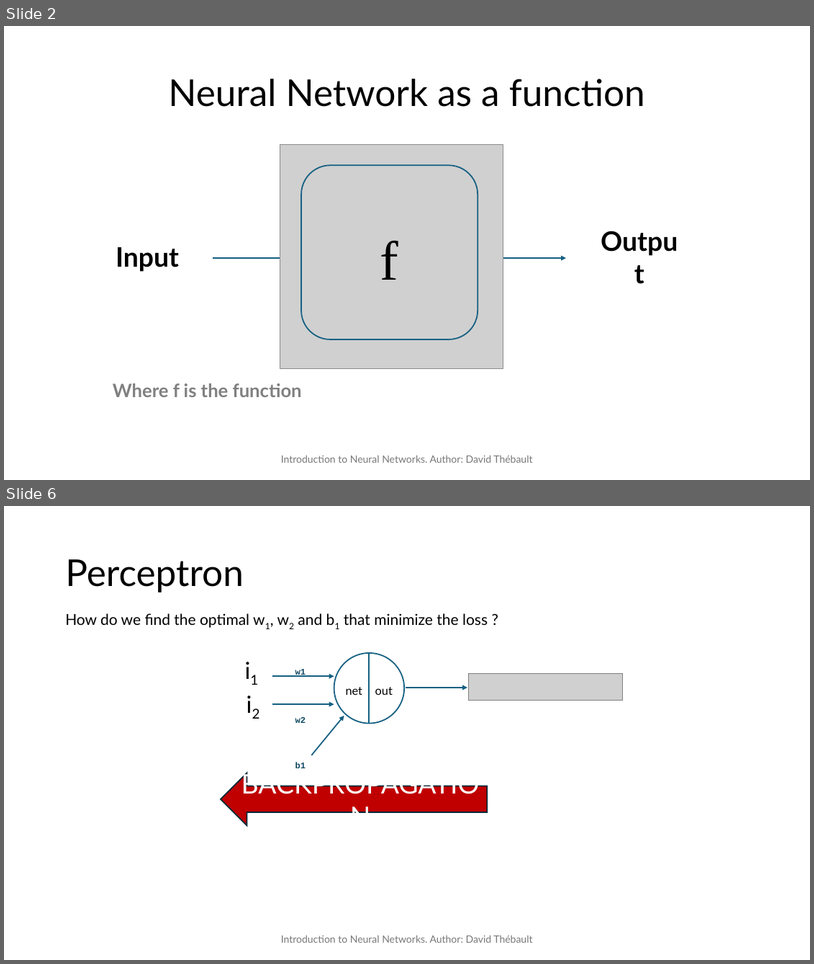
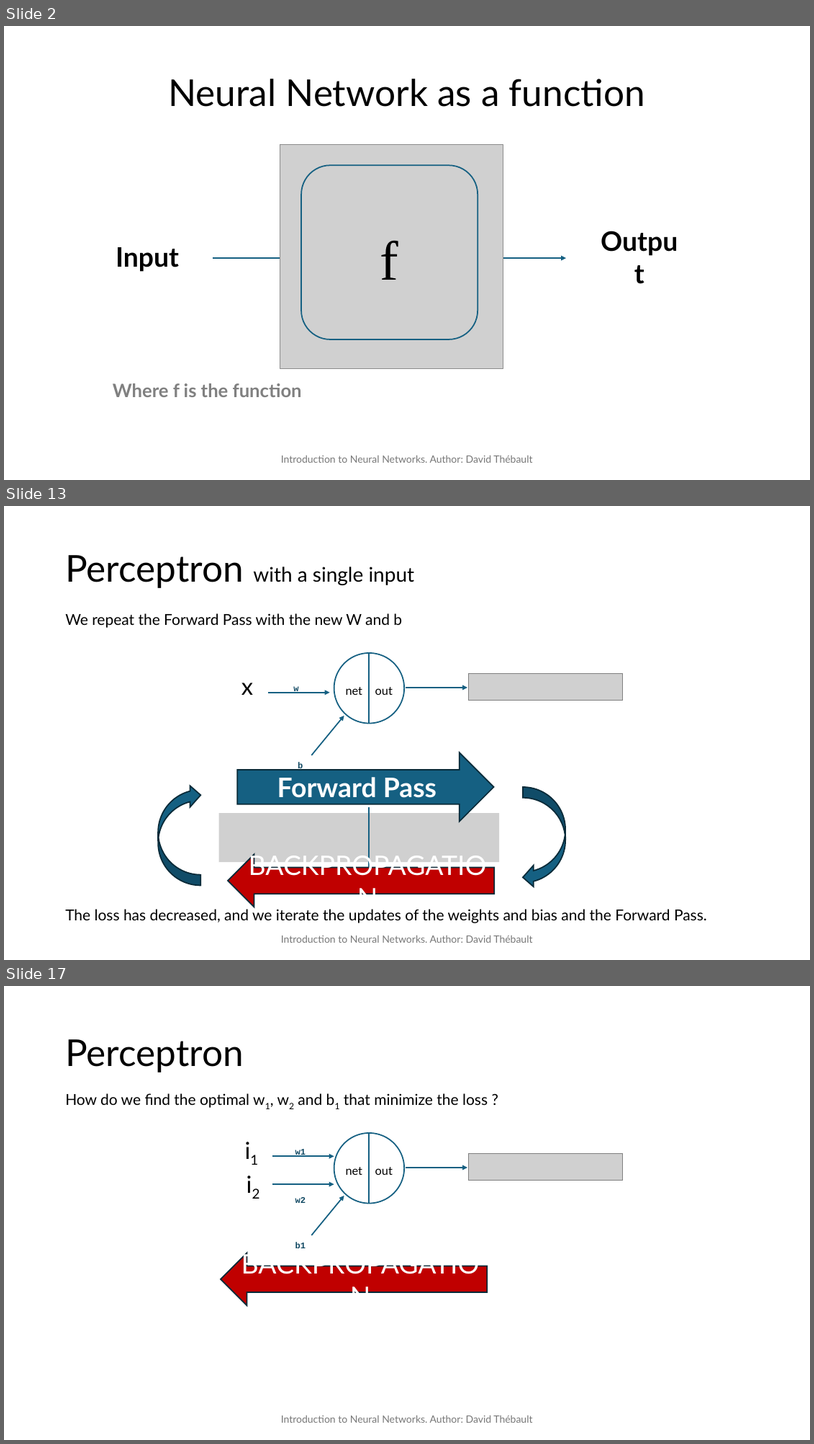
Before and after one commit to David-Tbo/NN, a slide deck: PPT/Intro_NN.pptx. Shown one above the other, each under a label of ours: slides 2 and 6 before the commit, slides 2, 13 and 17 after it; the slides between them are not shown. The pictures are 814x964 and 814x1444 pixels, drawn with LibreOffice and Linux fonts; fonts in the diff are those of the drawing; grey boxes stand for pictures. Boxes give left, top, right and bottom in pixels: in the first picture for what was removed or moved away, otherwise in the second. Text is boxed around its words. In the diff, an @@ line names an element or a change of style, - is before the commit and + after.

```diff
--- a/PPT/Intro_NN.pptx
+++ b/PPT/Intro_NN.pptx
@@ slide 13 added at (4, 506, 810, 960), background #FFFFFF @@
@@ title added at (65, 555, 415, 588), 24 pt, text #000000 @@
+Perceptron with a single input
@@ text added at (65, 613, 402, 628), 18 pt, text #000000 @@
+We repeat the Forward Pass with the new W and b
@@ ellipse added at (334, 653, 404, 723), fill #FFFFFF, outline #156082 1.5 pt @@
@@ line added from (369, 653) to (369, 723), #156082 1.5 pt @@
@@ picture added at (469, 674, 623, 700) @@
@@ text added at (242, 682, 253, 695), 28 pt, text #000000 @@
+x
@@ arrow added from (268, 692) to (330, 692), #156082 1.5 pt @@
@@ text added at (293, 685, 298, 694), 18 pt, text #104862, bold @@
+w
@@ text added at (346, 687, 363, 695), 14 pt, text #000000 @@
+net
@@ text added at (376, 687, 393, 695), 14 pt, text #000000 @@
+out
@@ arrow added from (406, 687) to (468, 687), #156082 1.5 pt @@
@@ arrow added from (312, 755) to (345, 716), #156082 1.5 pt @@
@@ right arrow added at (237, 752, 494, 821), fill #156082, outline #092A39 1.5 pt, 32 pt, text #FFFFFF, bold @@
+Forward Pass
@@ text added at (298, 762, 303, 770), 18 pt, text #104862, bold @@
+b
@@ curved right arrow added at (158, 784, 201, 885), fill #156082, outline #092A39 1.5 pt @@
@@ line added from (369, 807) to (369, 867), #156082 1.5 pt @@
@@ curved right arrow added at (523, 787, 566, 888), fill #156082, outline #092A39 1.5 pt @@
@@ picture added at (219, 813, 499, 862) @@
@@ left arrow added at (228, 854, 494, 906), fill #C00000, outline #092A39 1.5 pt, 32 pt, text #FFFFFF @@
+BACKPROPAGATION
@@ text added at (65, 907, 707, 923), 18 pt, text #000000 @@
+The loss has decreased, and we iterate the updates of the weights and bias and the Forward Pass.
@@ text added at (281, 934, 532, 942), 12 pt, text #797979 @@
+Introduction to Neural Networks. Author: David Thébault
@@ what was slide 6 is now slide 17 @@
```
Also in this commit, not shown: 5 slides changed, 17 other slides added.
